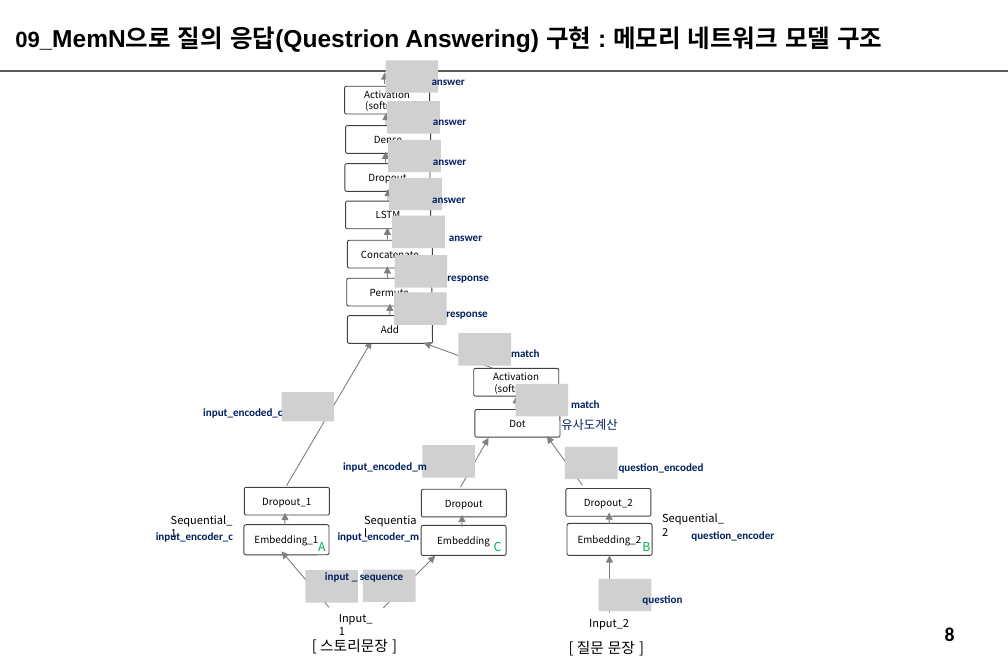
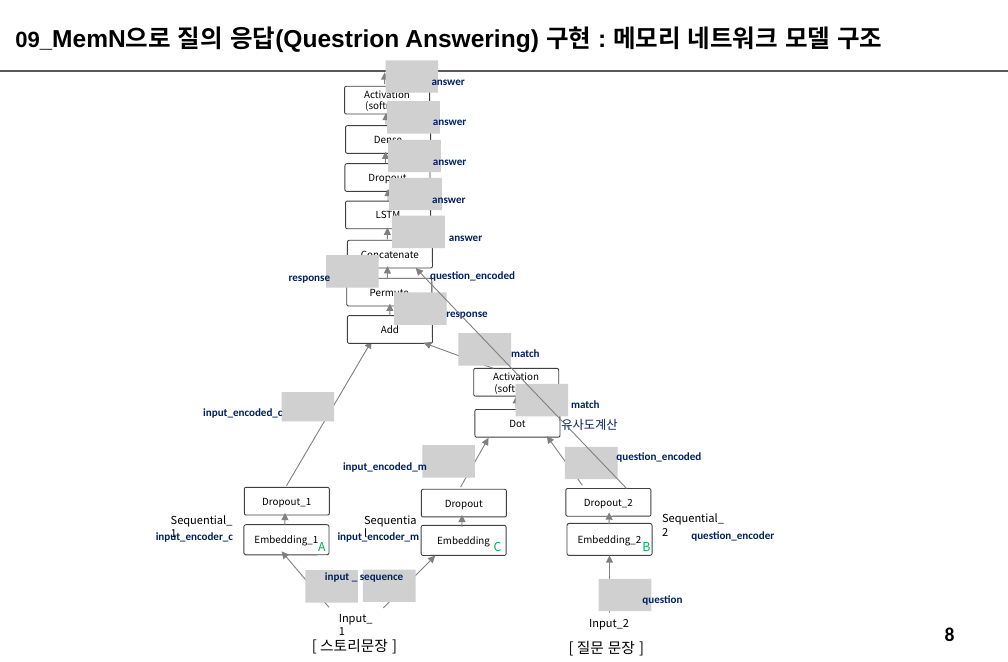
Before and after one commit to mkhoin/nlp1209, a slide deck: slide 8 of 자연어처리활용/텍스트 요약- Attention을 이용한 Train 모델 구조.pptx. Drawn at 1008x662 pixels with LibreOffice and Linux fonts; fonts in the diff are those of the drawing; grey boxes stand for pictures. Boxes give left, top, right and bottom in pixels: in the first picture for what was removed or moved away, otherwise in the second. Text is boxed around its words. In the diff, an @@ line names an element or a change of style, - is before the commit and + after.

```diff
--- a/자연어처리활용/텍스트 요약- Attention을 이용한 Train 모델 구조.pptx
+++ b/자연어처리활용/텍스트 요약- Attention을 이용한 Train 모델 구조.pptx
@@ text "response" rewrapped from bbox=[447, 275, 488, 283] to bbox=[289, 272, 330, 284] @@
@@ picture added at bbox=[326, 255, 379, 288] @@
@@ picture removed at bbox=[395, 255, 448, 288] @@
@@ arrow added from (627, 488) to (416, 268), #808080 0.75 pt @@
@@ text added at bbox=[430, 271, 515, 282], 9 pt, text #002060, bold @@
+question_encoded
@@ text "question_encoded": place and size @@
-text "question_encoded" at bbox=[619, 463, 704, 473]
+text "question_encoded" at bbox=[616, 451, 701, 463]
```
Also in this commit, not shown: 1 other slide changed.
